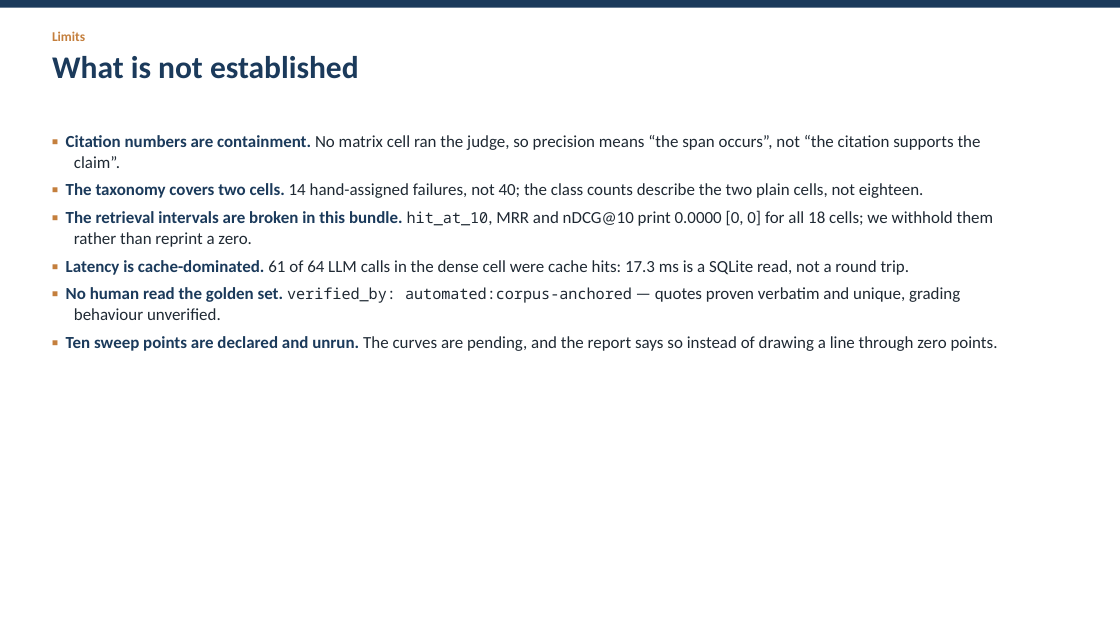
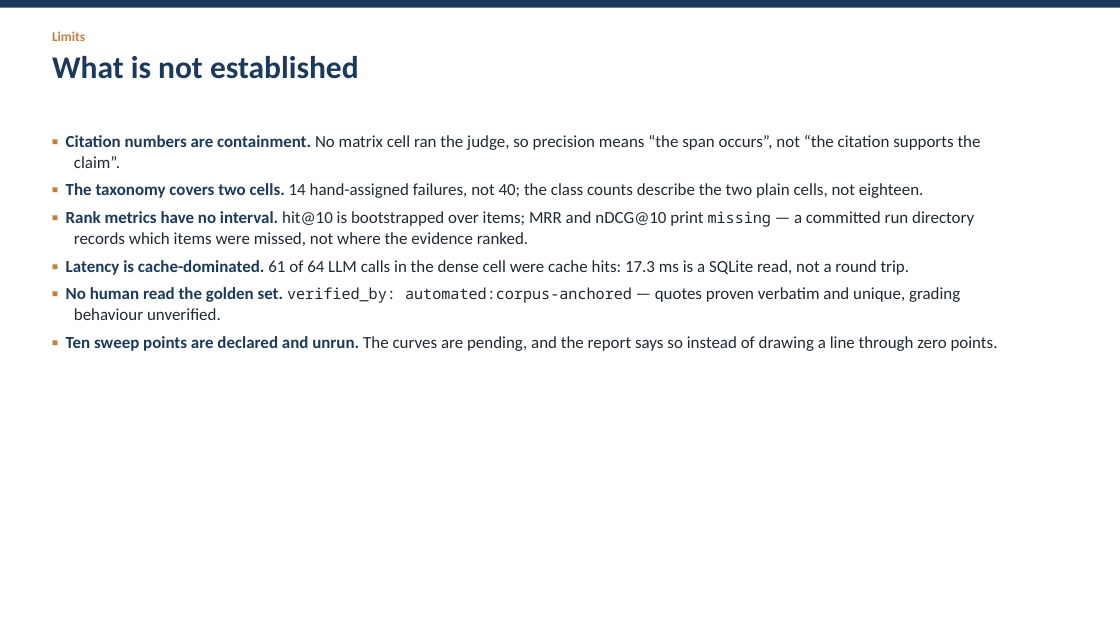
Before and after one commit to JHB11Hinson/cs5481-topic5-rag, a slide deck: slide 13 of reports/slides.pptx. Drawn at 1120x630 pixels with LibreOffice and Linux fonts; fonts in the diff are those of the drawing. Boxes give left, top, right and bottom in pixels: in the first picture for what was removed or moved away, otherwise in the second. Text is boxed around its words. In the diff, an @@ line names an element or a change of style, - is before the commit and + after.

Commit message:
report(ticket 17): second pass — real hit@10 intervals, late-chunking contrast and pooling probe

```diff
--- a/reports/slides.pptx
+++ b/reports/slides.pptx
@@ text at [66,211,974,246]: text changed @@
-▪ The retrieval intervals are broken in this bundle. hit_at_10, MRR and nDCG@10 print 0.0000 [0, 0] for all 18 cells; we withhold them rather than reprint a zero.
+▪ Rank metrics have no interval. hit@10 is bootstrapped over items; MRR and nDCG@10 print missing — a committed run directory records which items were missed, not where the evidence ranked.
```
Also in this commit, not shown: 3 other slides changed, 8 other files.
